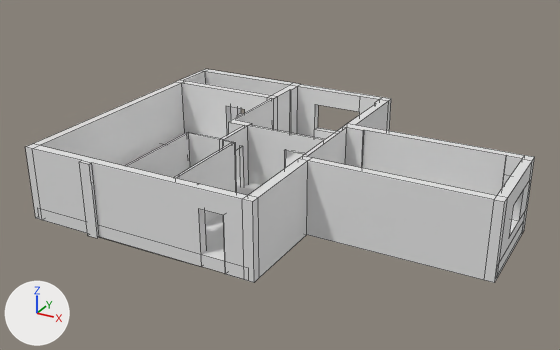
The FBX model Assets/Models/Home.fbx, before and after one commit.
The view is the same before and after, from a 50 mm camera at (17.3, -33.7, 18.1) aimed at (-0.8, -0.7, 1.6). Arrows for +X, +Y and +Z are at lower left; the lights stay in place. Mesh edges are drawn as thin lines. Where no turn or scale is listed for an object, it has been applied to the vertices.

In view in the first picture: 'Ground', 'Wall'.
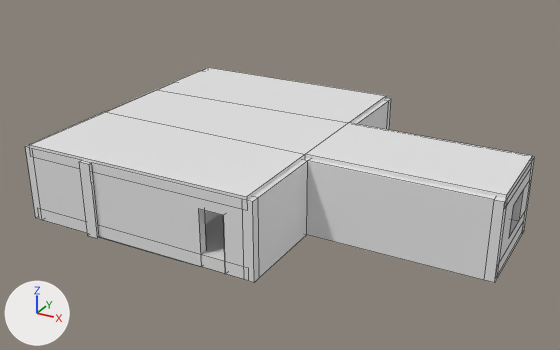
What changed in the scene script:
```text
Add me_cube_007:
    me_cube_007.from_pydata([(-11.1, -2.3, 3.3), (-11.1, -2.3, 3.9), (-11.1, 2.4, 3.3), (-11.1, 2.4, 3.9), (11.3, -2.5, 3.3), (11.3, -2.5, 3.9), (11.3, 2.6, 3.3), (11.3, 2.6, 3.9), (1.6, 2.6, 3.3), (1.6, 2.6, 3.9), (1.6, -2.5, 3.3), (1.6, -2.5, 3.9), (-11.1, 8.0, 3.9), (-11.1, 8.0, 3.3), (1.6, 8.0, 3.3), (1.6, 8.0, 3.9), (-11.1, -8.0, 3.3), (-11.1, -8.0, 3.9), (1.6, -8.0, 3.9), (1.6, -8.0, 3.3)], [], [(0, 1, 3, 2), (8, 9, 7, 6), (6, 7, 5, 4), (11, 1, 17, 18), (8, 6, 4, 10), (9, 3, 1, 11), (7, 9, 11, 5), (2, 8, 10, 0), (4, 5, 11, 10), (9, 8, 14, 15), (13, 12, 15, 14), (8, 2, 13, 14), (3, 9, 15, 12), (2, 3, 12, 13), (19, 18, 17, 16), (10, 11, 18, 19), (0, 10, 19, 16), (1, 0, 16, 17)])
Add ob_cell:
    ob_cell = bpy.data.objects.new('Cell', me_cube_007)
    ob_cell.location = (0.0, 0.0, 0.0)
```

Pixel boxes [x1, y1, x2, y2] of what changed, in the pictures (560 x 350 px):
'Cell', added
    after: [29, 67, 533, 200]
